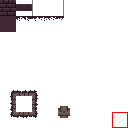
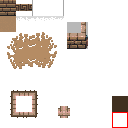
Layer changes from the first w=128, h=128 image to the second:
removed layer "dungeon.png" over bbox(0, 0, 128, 118)
added layer "Pasted Layer #2" (35%) above "Pasted Layer #1" over bbox(32, 0, 64, 16)
added layer "Pasted Layer #1" (15%) above "Pasted Layer" over bbox(16, 16, 64, 21)
added layer "Pasted Layer" over bbox(0, 0, 128, 118)
